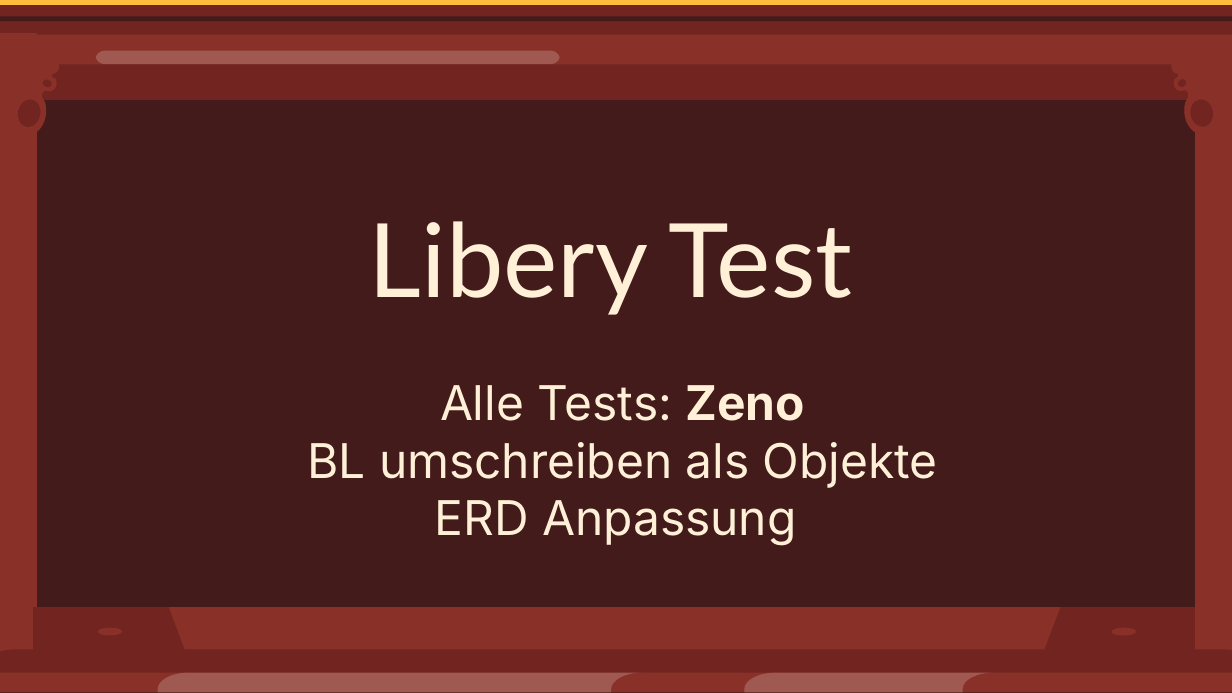
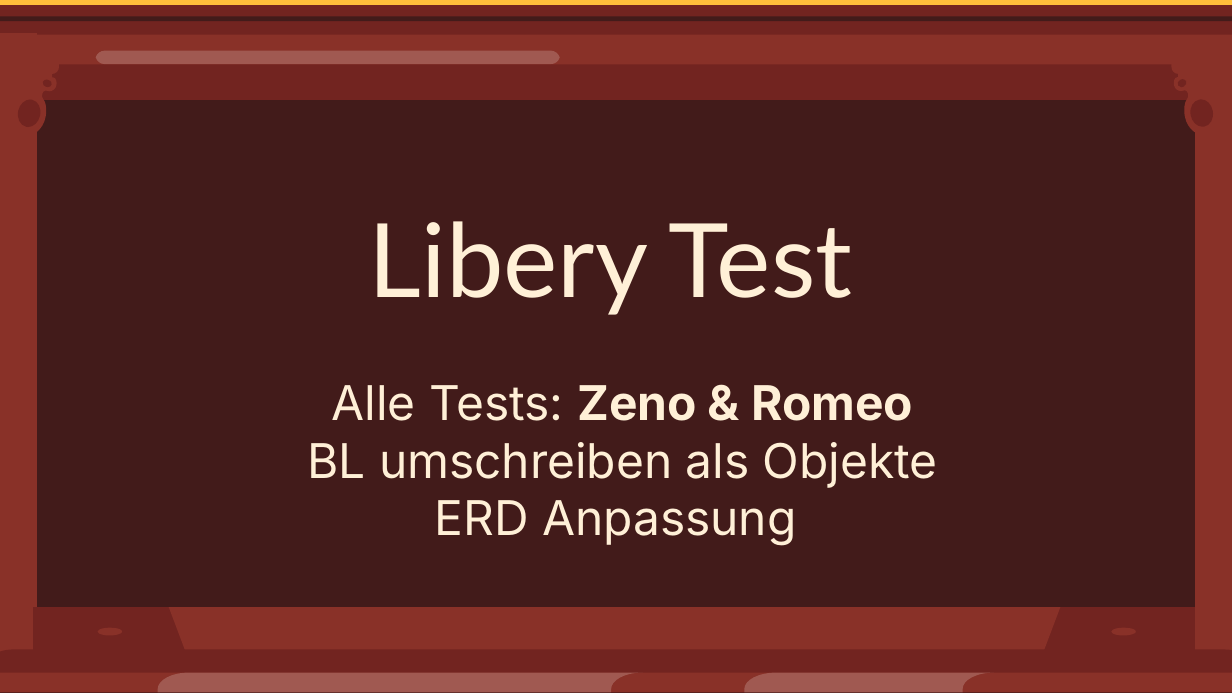
Before and after one commit to Zeno-Paukner/JPALibraryManager, a slide deck: slide 18 of docs/First_Chapter_End_Presentation.pptx (slide 17 before the commit). Drawn at 1232x693 pixels with LibreOffice and Linux fonts; fonts in the diff are those of the drawing. Boxes give left, top, right and bottom in pixels: in the first picture for what was removed or moved away, otherwise in the second. Text is boxed around its words. In the diff, an @@ line names an element or a change of style, - is before the commit and + after.

Commit message:
typo

```diff
--- a/docs/First_Chapter_End_Presentation.pptx
+++ b/docs/First_Chapter_End_Presentation.pptx
@@ subtitle at <box>332,385,913,421</box>: text changed @@
-Alle Tests: Zeno
+Alle Tests: Zeno & Romeo
```
Also in this commit, not shown: 6 other slides changed, 4 slides added.
